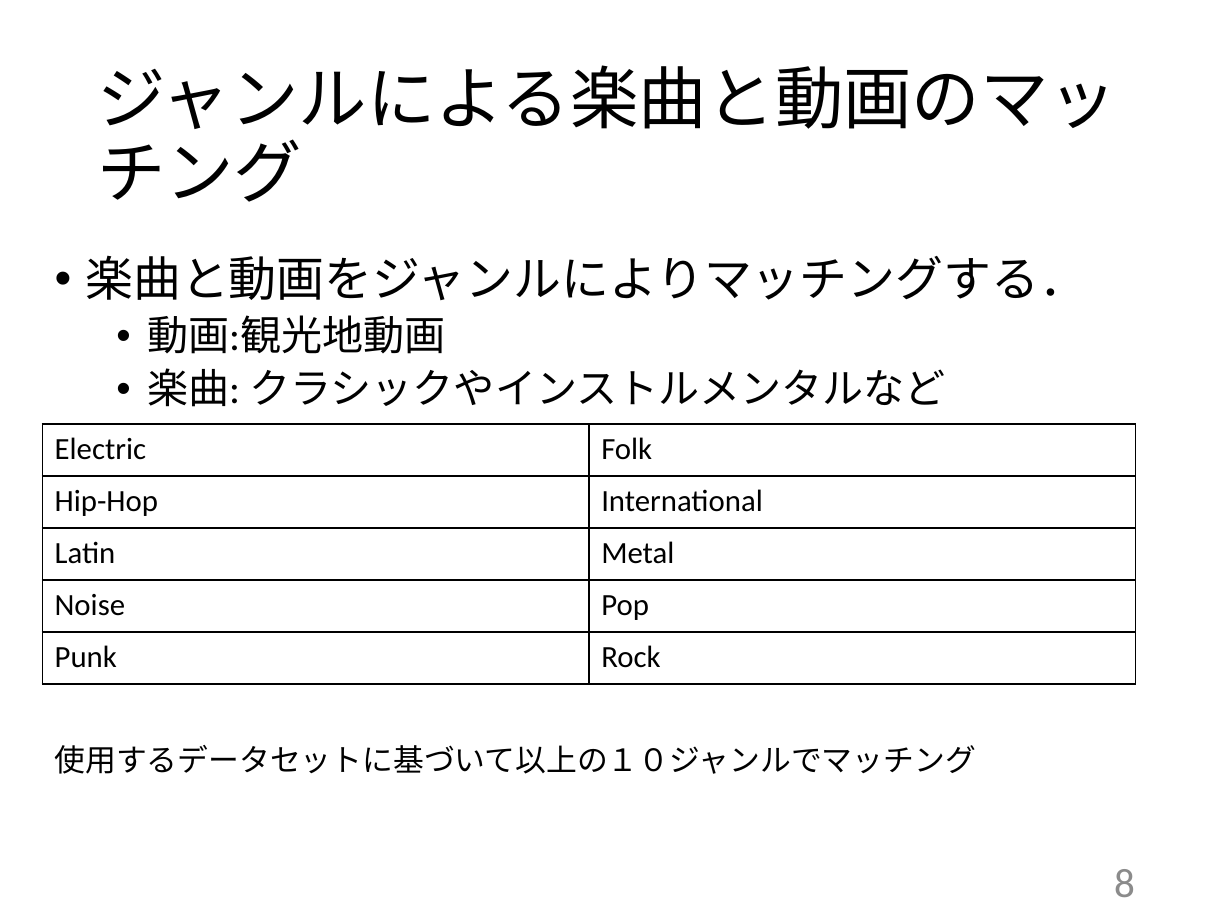
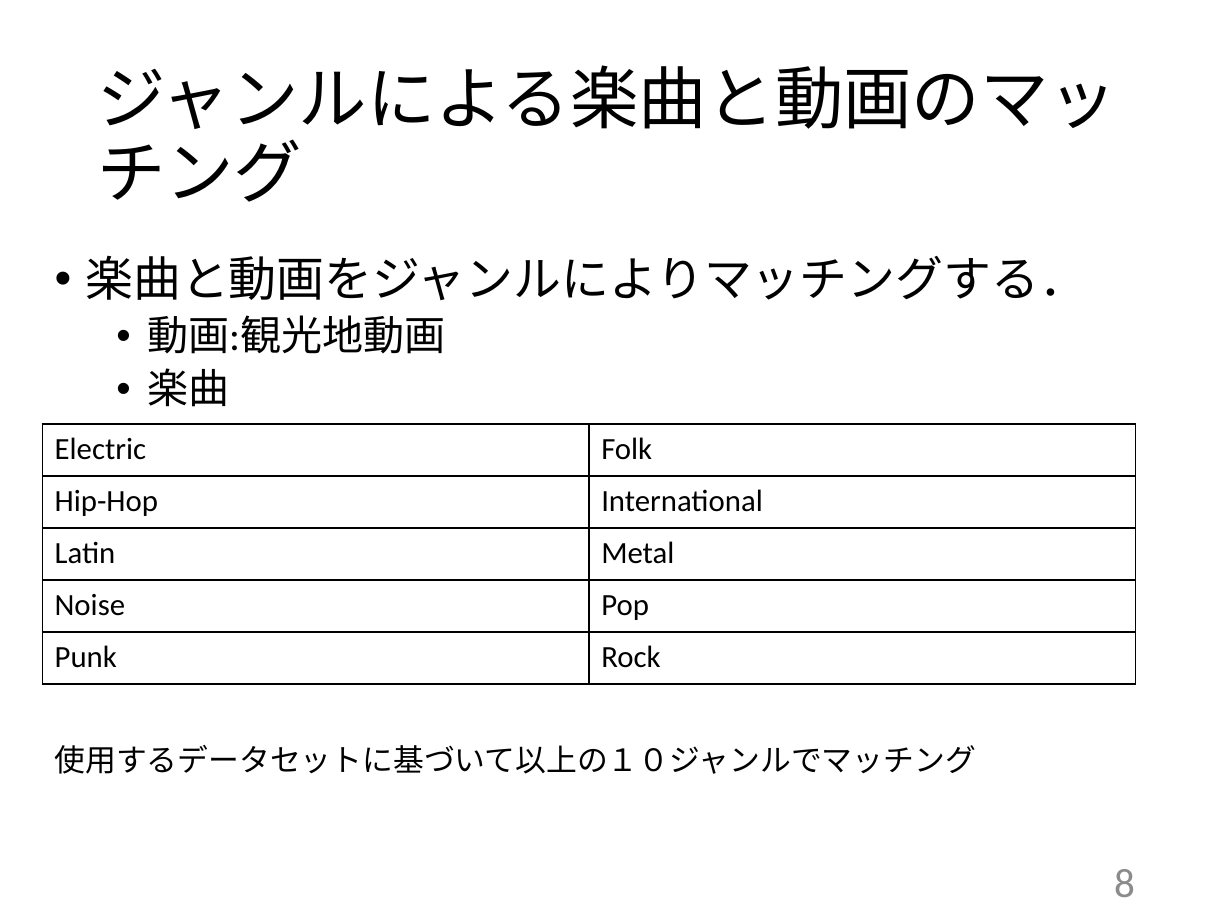
Before and after one commit to kait-takanolab/1821144-yoshii-thesis, a slide deck: slide 8 of 発表用スライド/1821144_yoshii_thesis_ver.pptx. Drawn at 1232x924 pixels with LibreOffice and Linux fonts; fonts in the diff are those of the drawing. Boxes give left, top, right and bottom in pixels: in the first picture for what was removed or moved away, otherwise in the second. Text is boxed around its words. In the diff, an @@ line names an element or a change of style, - is before the commit and + after.

```diff
--- a/発表用スライド/1821144_yoshii_thesis_ver.pptx
+++ b/発表用スライド/1821144_yoshii_thesis_ver.pptx
@@ text at box(147, 368, 229, 407): text changed @@
-  • 楽曲: クラシックやインストルメンタルなど
+  • 楽曲
```
Also in this commit, not shown: 4 other slides changed, 5 other files.
